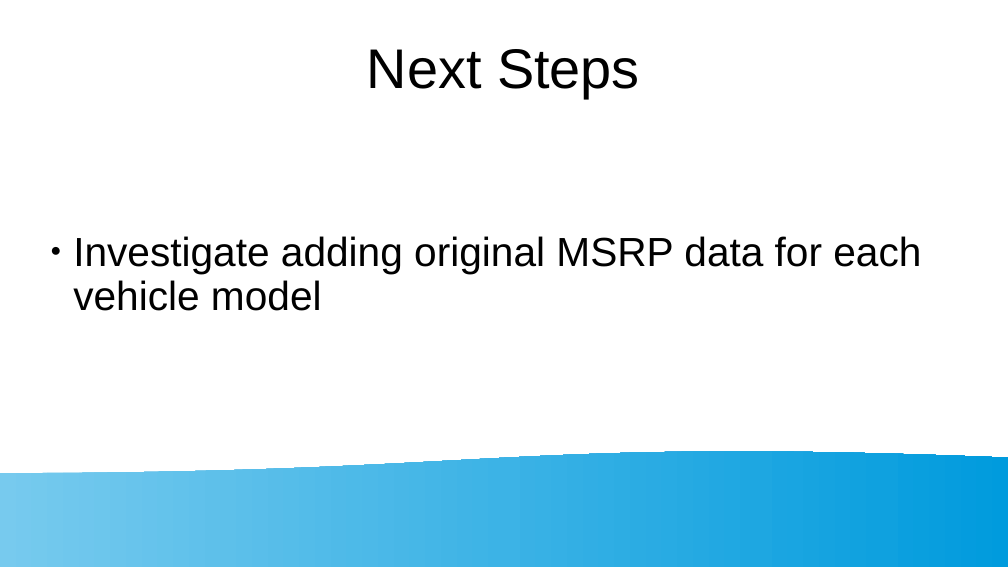
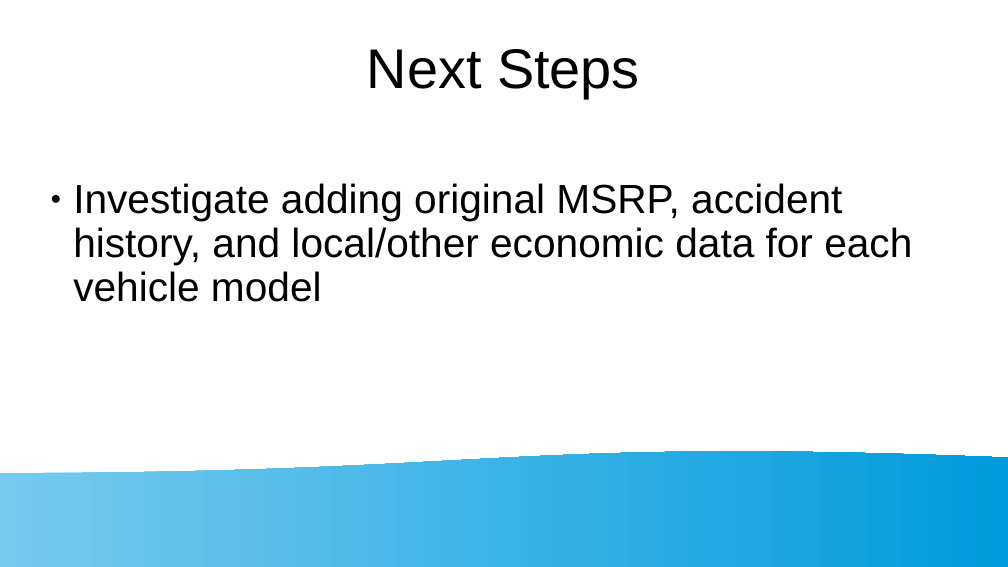
Before and after one commit to sbowler/project-one, a slide deck: slide 15 of presentations/project1_presentation.pptx. Drawn at 1008x567 pixels with LibreOffice and Linux fonts; fonts in the diff are those of the drawing. Boxes give left, top, right and bottom in pixels: in the first picture for what was removed or moved away, otherwise in the second. Text is boxed around its words. In the diff, an @@ line names an element or a change of style, - is before the commit and + after.

```diff
--- a/presentations/project1_presentation.pptx
+++ b/presentations/project1_presentation.pptx
@@ subtitle at <box>73,183,912,302</box>: text changed @@
-● Investigate adding original MSRP data for each vehicle model
+● Investigate adding original MSRP, accident history, and local/other economic data for each vehicle model
```
Also in this commit, not shown: 3 other slides changed, 8 other files.
